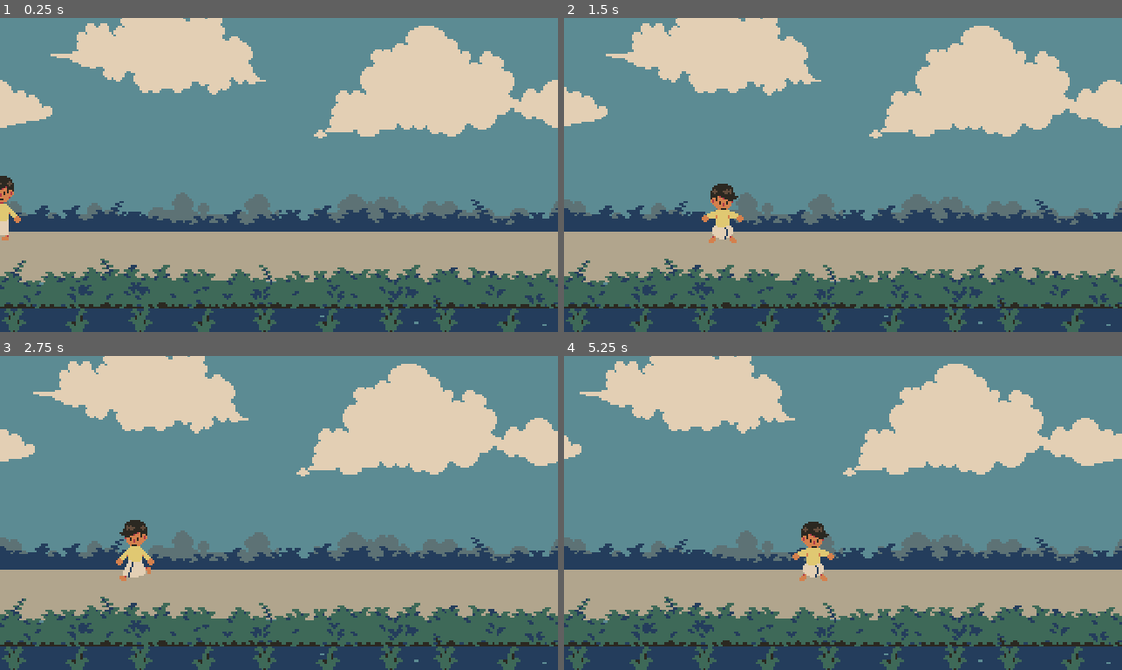
Above: before the commit, frames 1-4 (two rows, left to right).
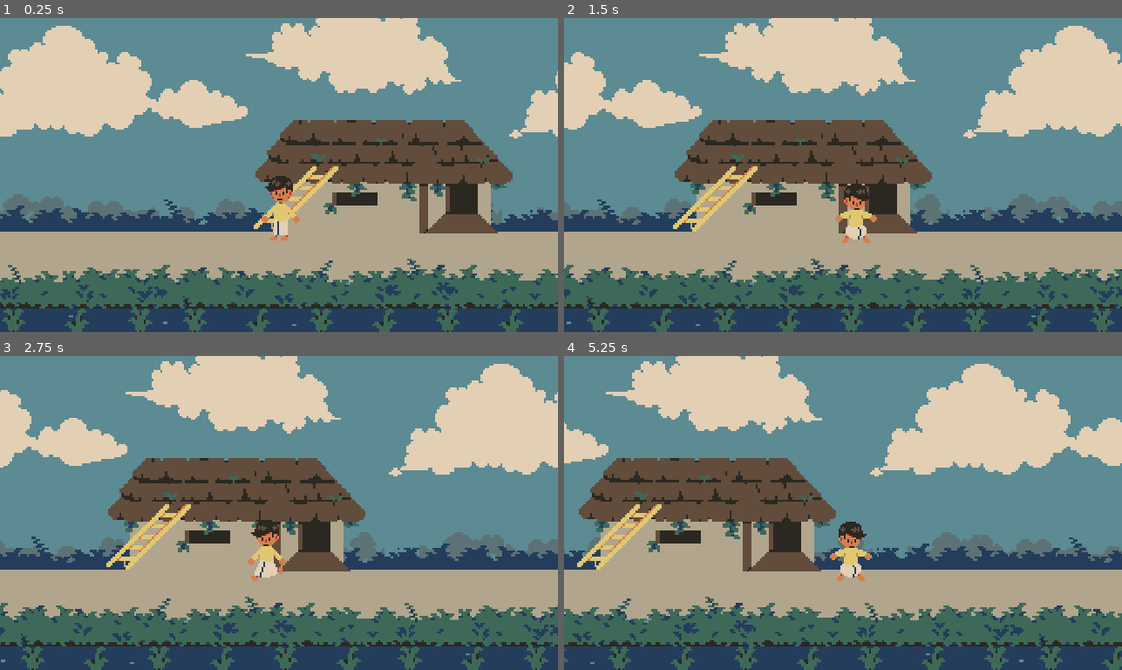
Above: after the commit, the same moments.

Repository: megaeonise/cst307_petni
Game: Godot game, scene res://scenes/test.tscn
The game is run twice, just before and just after one commit, with the same random seed, the same clock (stepped at 60 frames per second) and the same inputs. The project has no main scene, so this scene is started directly.
Inputs:
- Up to frame 1 (0.25 s): no input
- Up to frame 2 (1.5 s): hold Shift (dash) 0.53-1.28 s; hold D (move_right) from 0.53 s (still down); tap Space (jump) at 0.77, 1.07 s; tap F (mantra, bound only after the commit) at 0.8, 1.35 s
- Up to frame 3 (2.75 s): tap Space (jump) at 1.52, 1.55, 1.82 s; release D (move_right) at 2.03 s; hold A (move_left) from 2.03 s (still down); hold Space (jump) from 2.03 s (still down); tap Shift (dash) at 2.3 s
- Up to frame 4 (5.25 s): release A (move_left) at 2.78 s; release Space (jump) at 2.78 s; hold D (move_right) 2.78-4.28 s; tap Shift (dash) at 2.85, 4.35 s; tap Space (jump) at 3.02, 3.32, 4.52, 4.82 s; tap F (mantra, bound only after the commit) at 3.05, 3.6, 5.1 s; hold Space (jump) 3.53-4.28 s; hold A (move_left) 4.28-5.03 s; hold D (move_right) from 5.03 s (still down)

The runs differ from the first frame. In frame 1, 42% of the frame differs, in the area x 0-100%, y 0-100%; in frame 2, 42%; in frame 3, 42%; in frame 4, 31%.

Commit message:
feat(stamina): :sparkles: Added red flashing effect on character when stamina low

Diff:
--- a/project.godot
+++ b/project.godot
@@ -54,6 +54,11 @@
 "events": [Object(InputEventKey,"resource_local_to_scene":false,"resource_name":"","device":-1,"window_id":0,"alt_press …(195 unchanged characters)…
 ]
 }
+mantra={
+"deadzone": 0.2,
+"events": [Object(InputEventKey,"resource_local_to_scene":false,"resource_name":"","device":-1,"window_id":0,"alt_pressed":false,"shift_pressed":false,"ctrl_pressed":false,"meta_pressed":false,"pressed":false,"keycode":0,"physical_keycode":70,"key_label":0,"unicode":102,"location":0,"echo":false,"script":null)
+]
+}
 
 [rendering]
 
--- a/scenes/player.tscn
+++ b/scenes/player.tscn
@@ -293,4 +293,9 @@
 [node name="HangTimer" type="Timer" parent="."]
 one_shot = true
 
+[node name="Timer" type="Timer" parent="."]
+autostart = true
+ignore_time_scale = true
+
 [connection signal="timeout" from="Stamina" to="." method="_on_stamina_timeout"]
+[connection signal="timeout" from="CoyoteTimer" to="." method="_on_coyote_timer_timeout"]
--- a/scenes/test.tscn
+++ b/scenes/test.tscn
@@ -1,8 +1,11 @@
-[gd_scene load_steps=5 format=3 uid="uid://dfh6duy1rhrxa"]
+[gd_scene load_steps=8 format=3 uid="uid://dfh6duy1rhrxa"]
 
 [ext_resource type="PackedScene" uid="uid://bcormgflajauk" path="res://scenes/parallax_bg.tscn" id="1_bl13t"]
 [ext_resource type="PackedScene" uid="uid://c4k6pubg1e5gp" path="res://scenes/player.tscn" id="2_bl13t"]
 [ext_resource type="Script" uid="uid://t25gvvtxwjmh" path="res://scenes/PlayerCamera.gd" id="2_iyx0m"]
+[ext_resource type="Texture2D" uid="uid://bf8jatfis1ak4" path="res://assets/house rikth.png" id="3_lpvoh"]
+[ext_resource type="Texture2D" uid="uid://3x8de8i7g8oe" path="res://assets/house rikth 2.png" id="5_at5dv"]
+[ext_resource type="Texture2D" uid="uid://b82loyjrjttyj" path="res://assets/tree rikth.png" id="6_jcd4p"]
 
 [sub_resource type="WorldBoundaryShape2D" id="WorldBoundaryShape2D_bl13t"]
 
@@ -12,10 +15,26 @@
 metadata/_edit_lock_ = true
 
 [node name="Camera2D" type="Camera2D" parent="."]
-limit_left = 0
 limit_bottom = 360
 script = ExtResource("2_iyx0m")
 target_path = NodePath("../Player")
+
+[node name="HouseRikth" type="Sprite2D" parent="."]
+position = Vector2(112, 0)
+texture = ExtResource("3_lpvoh")
+
+[node name="HouseRikth2" type="Sprite2D" parent="."]
+position = Vector2(70000, 40)
+texture = ExtResource("5_at5dv")
+
+[node name="HouseRikth3" type="Sprite2D" parent="."]
+position = Vector2(-120000, 0)
+scale = Vector2(1.3, 1.3)
+texture = ExtResource("5_at5dv")
+
+[node name="TreeRikth" type="Sprite2D" parent="."]
+position = Vector2(5000, -64)
+texture = ExtResource("6_jcd4p")
 
 [node name="Player" parent="." instance=ExtResource("2_bl13t")]
 metadata/_edit_lock_ = true
--- a/scripts/player.gd
+++ b/scripts/player.gd
@@ -6,6 +6,7 @@
 @onready var coyote_timer: Timer = $CoyoteTimer
 @onready var hang_timer: Timer = $HangTimer
 @onready var stamina_timer: Timer = $Stamina
+@onready var timer: Timer = $Timer
 @export var WALK_SPEED = 150.0
 @export var RUN_SPEED = 280.0
 var SPEED = WALK_SPEED
@@ -71,6 +72,10 @@
 		#Movement
 		is_dashing = Input.is_action_just_pressed("dash")
 
+		#Mantra
+		if Input.is_action_just_pressed("mantra"):
+			print("Bhoot amar put, petni amar ji")
+
 		# Animation
 		if direction != 0 and velocity.y == 0 and not jump_charging:
 			animated_sprite.flip_h = direction > 0
@@ -84,11 +89,12 @@
 
 
 		# Jump
-		if Input.is_action_just_pressed("jump") and ((!coyote_timer.is_stopped() and !is_dashing) or (is_on_floor() and !is_dashing)):
+		if Input.is_action_just_pressed("jump") and ((!coyote_timer.is_stopped() and !is_dashing and !jump_charging and !is_jumping) or (is_on_floor() and !is_dashing)):
 			jump_charging = true
 			print("Why")
 			animated_sprite.play("charge")
 			jump_charge_timer = 0
+
 
 
 		if is_on_floor():
@@ -133,6 +139,10 @@
 		else:
 			velocity.x = move_toward(velocity.x, 0, SPEED)
 
+		if stamina <= 50:
+			set_modulate(Color(1, cos(timer.get_time_left()), cos(timer.get_time_left()), 1))
+		else:
+			set_modulate(Color(1,1,1,1))
 
 		velocity.y = clamp(velocity.y, -400, 400)
 		velocity.x = clamp(velocity.x, -2000, 2000)
@@ -150,6 +160,7 @@
 	elif respawning:
 		p_light.set_texture_scale(p_light_scale+0.1)
 		p_light.set_energy(p_light_energy+0.02)
+	print(global_position)
 
 
 func _on_kill_plane_body_shape_entered(body_rid: RID, body: Node2D, body_shape_index: int, local_shape_index: int) -> void:
Binary file added: assets/house rikth 2.png
Not shown, added: assets/house rikth 2.png.import
